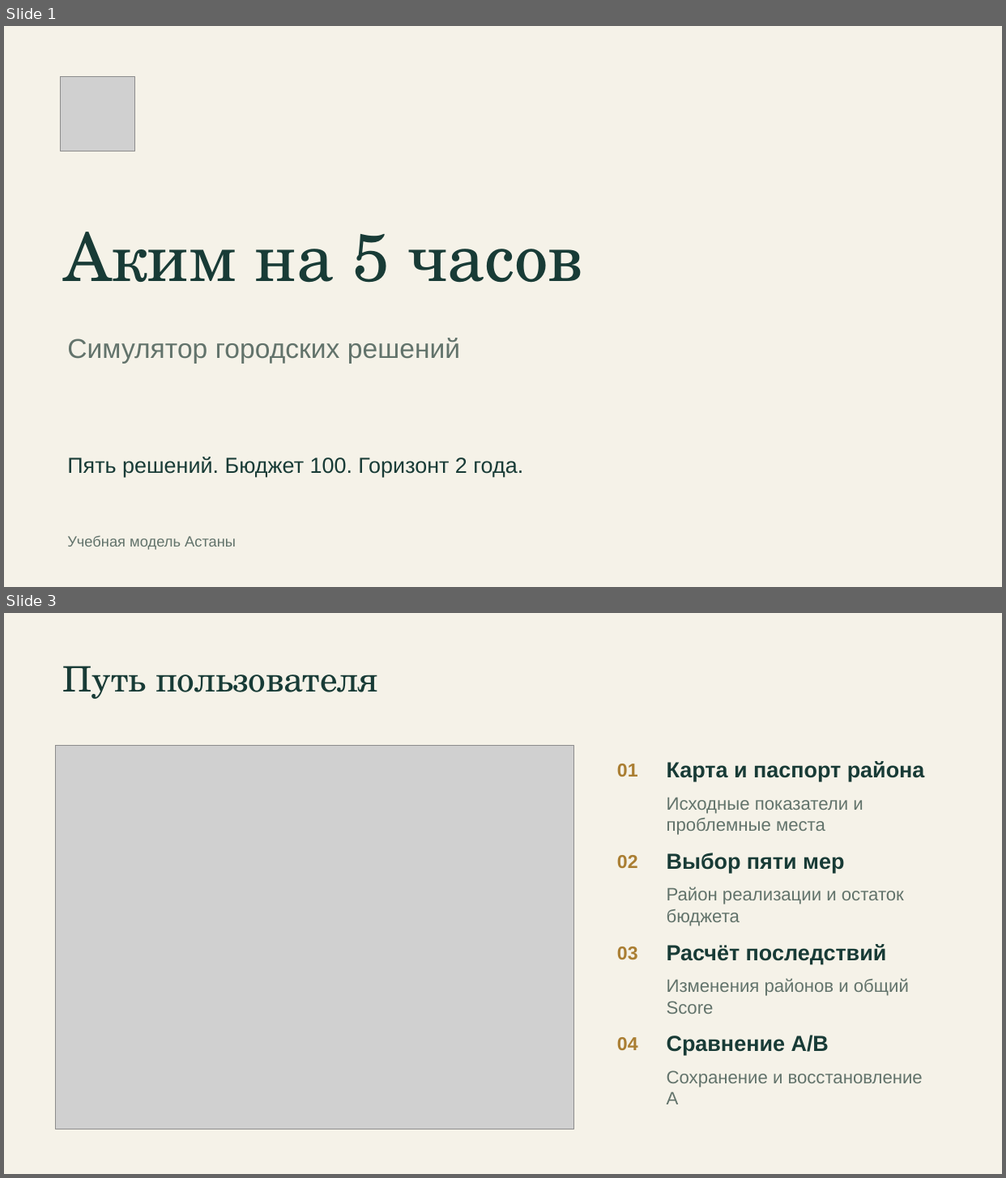
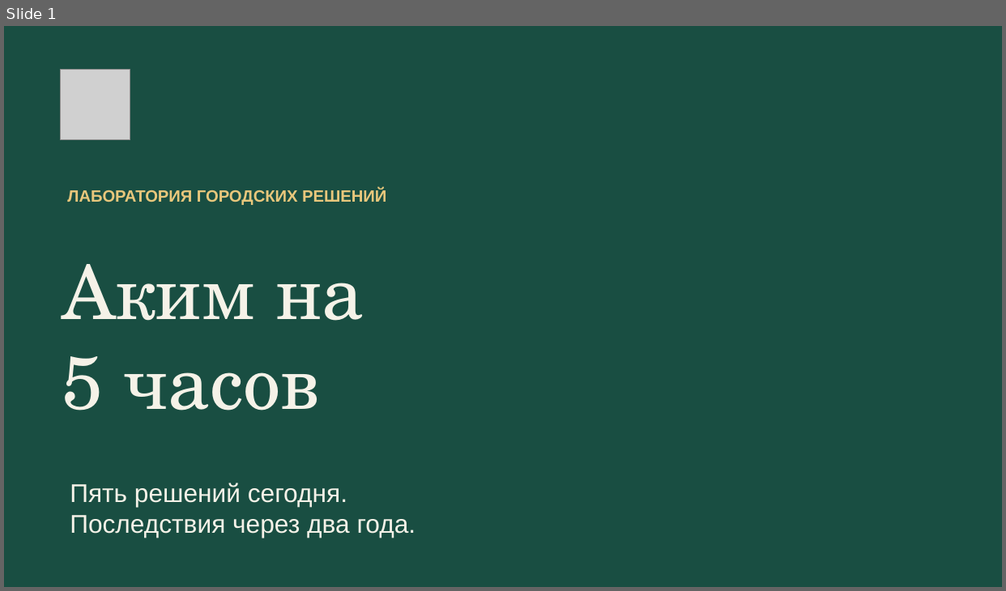
Before and after one commit to BAITC-Hacks/hack-55197c77-newbie, a slide deck: presentation/akim-na-5-chasov.pptx. Shown one above the other, each under a label of ours: slides 1 and 3 before the commit, slide 1 after it; the slides between them are not shown. The pictures are 1006x1178 and 1006x591 pixels, drawn with LibreOffice and Linux fonts; fonts in the diff are those of the drawing; grey boxes stand for pictures. Boxes give left, top, right and bottom in pixels: in the first picture for what was removed or moved away, otherwise in the second. Text is boxed around its words. In the diff, an @@ line names an element or a change of style, - is before the commit and + after.

Commit message:
Refine presentation design and defense narrative

```diff
--- a/presentation/akim-na-5-chasov.pptx
+++ b/presentation/akim-na-5-chasov.pptx
@@ slide 3 removed at (4, 613, 1002, 1174), background #F5F2E8 @@
@@ text removed at (63, 666, 378, 699) @@
-Путь пользователя
@@ picture removed at (56, 746, 574, 1129) @@
@@ text removed at (617, 764, 638, 777) @@
-01
@@ text removed at (667, 761, 925, 781) @@
-Карта и паспорт района
@@ text removed at (667, 798, 863, 835) @@
-Исходные показатели и проблемные места
@@ text removed at (617, 855, 638, 868) @@
-02
@@ text removed at (667, 853, 844, 873) @@
-Выбор пяти мер
@@ text removed at (667, 887, 904, 926) @@
-Район реализации и остаток бюджета
@@ text removed at (617, 947, 638, 960) @@
-03
@@ text removed at (667, 944, 887, 965) @@
-Расчёт последствий
@@ text removed at (667, 978, 909, 1014) @@
-Изменения районов и общий Score
@@ text removed at (617, 1037, 638, 1050) @@
-04
@@ text removed at (667, 1035, 829, 1055) @@
-Сравнение A/B
@@ text removed at (667, 1071, 923, 1105) @@
-Сохранение и восстановление A
@@ slide 1 changed as well @@
@@ background #F5F2E8 to #194E42 @@
@@ picture: place and size @@
-picture at (60, 77, 135, 152)
+picture at (60, 70, 130, 139)
@@ text at (67, 189, 386, 205): text changed; size 26.2 to 15.8 pt; text colour #62736B to #E8C77C; bold on @@
-Симулятор городских решений
+ЛАБОРАТОРИЯ ГОРОДСКИХ РЕШЕНИЙ
@@ text at (62, 264, 364, 411): text changed; size 64.5 to 72 pt; text colour #183B36 to #F5F2E8 @@
-Аким на 5 часов
+Аким на
+5 часов
@@ text at (70, 483, 416, 538): text changed; size 21 to 24.8 pt; text colour #183B36 to #F5F2E8 @@
-Пять решений. Бюджет 100. Горизонт 2 года.
+Пять решений сегодня.
+Последствия через два года.
@@ text removed at (67, 535, 236, 550) @@
-Учебная модель Астаны
```
Also in this commit, not shown: 5 other slides changed, 1 slide added, 2 other files.
